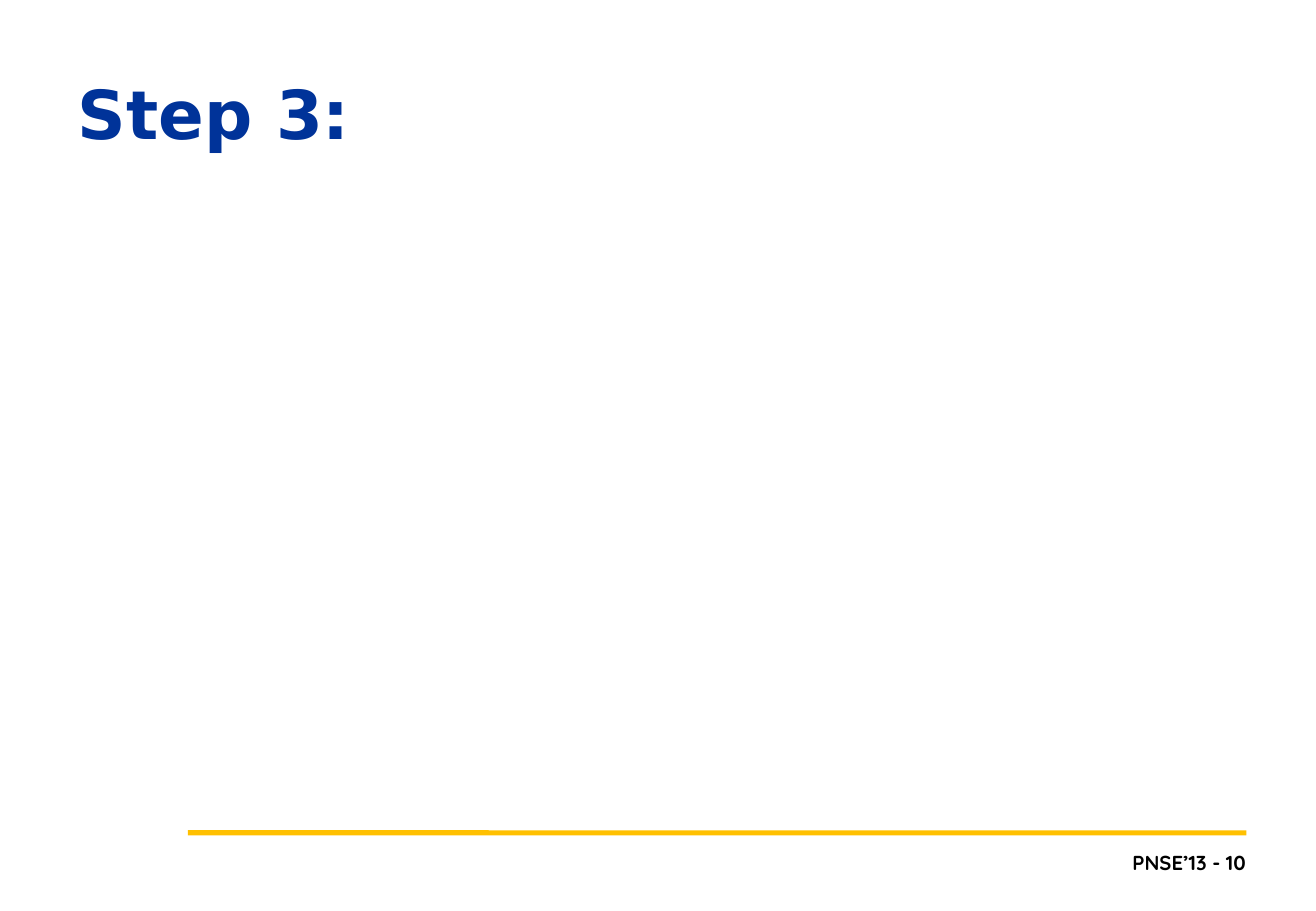
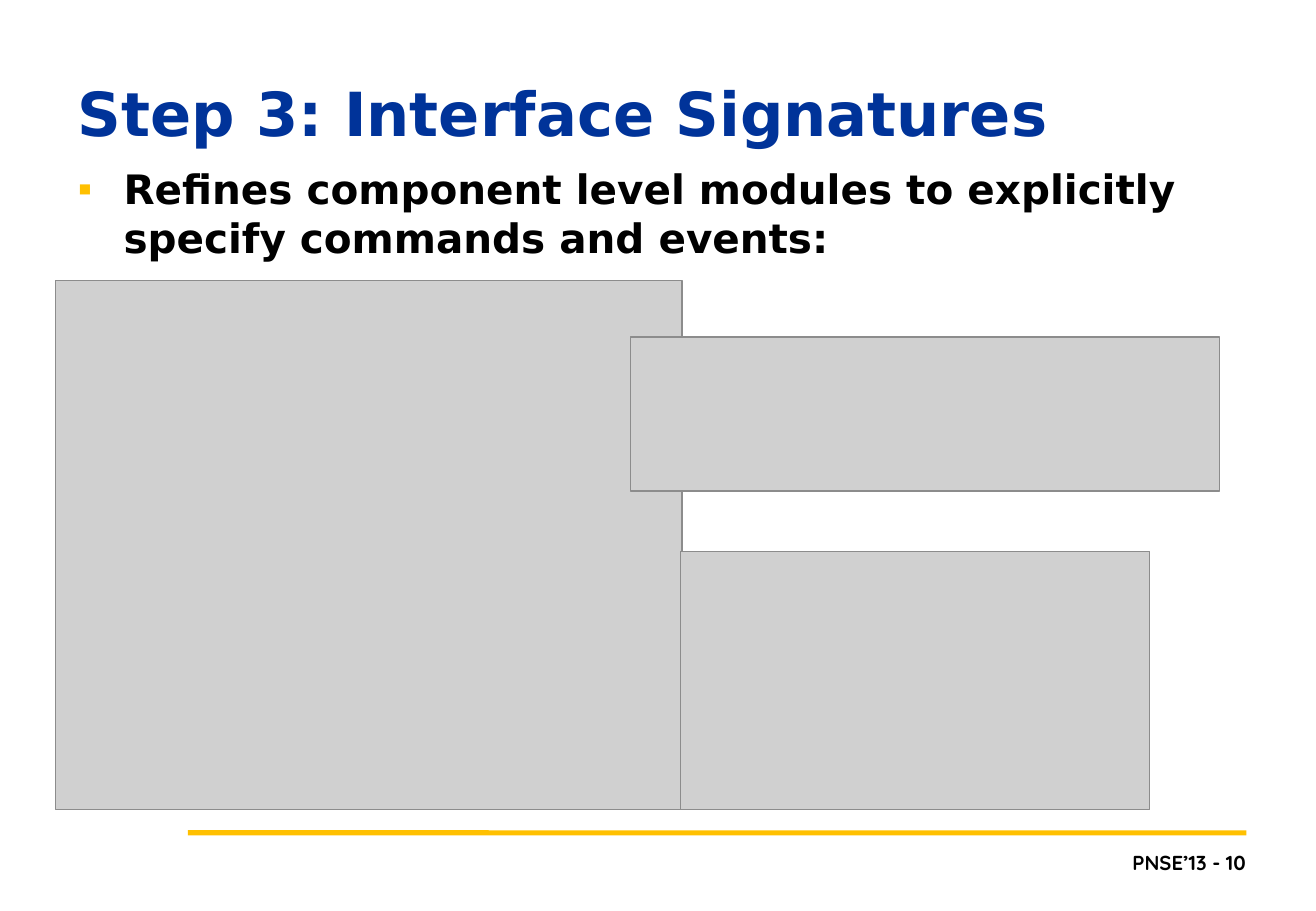
Before and after one commit to lmkr/pnse13roll, a slide deck: slide 10 of LMKPNSE2013.pptx. Drawn at 1316x911 pixels with LibreOffice and Linux fonts; fonts in the diff are those of the drawing; grey boxes stand for pictures; background and template pictures are left out. Boxes give left, top, right and bottom in pixels: in the first picture for what was removed or moved away, otherwise in the second. Text is boxed around its words. In the diff, an @@ line names an element or a change of style, - is before the commit and + after.

```diff
--- a/LMKPNSE2013.pptx
+++ b/LMKPNSE2013.pptx
@@ title at <box>78,90,1048,149</box>: text changed; size 40 to 36 pt @@
-Step 3:
+Step 3: Interface Signatures
@@ text added at <box>124,173,1175,262</box>, 24 pt, text #000000, bold @@
+▪ Refines component level modules to explicitly specify commands and events:
@@ picture added at <box>56,281,683,809</box> @@
@@ picture added at <box>631,337,1220,491</box> @@
@@ picture added at <box>680,552,1150,811</box> @@
```
Also in this commit, not shown: 11 other slides changed, 2 other files.
